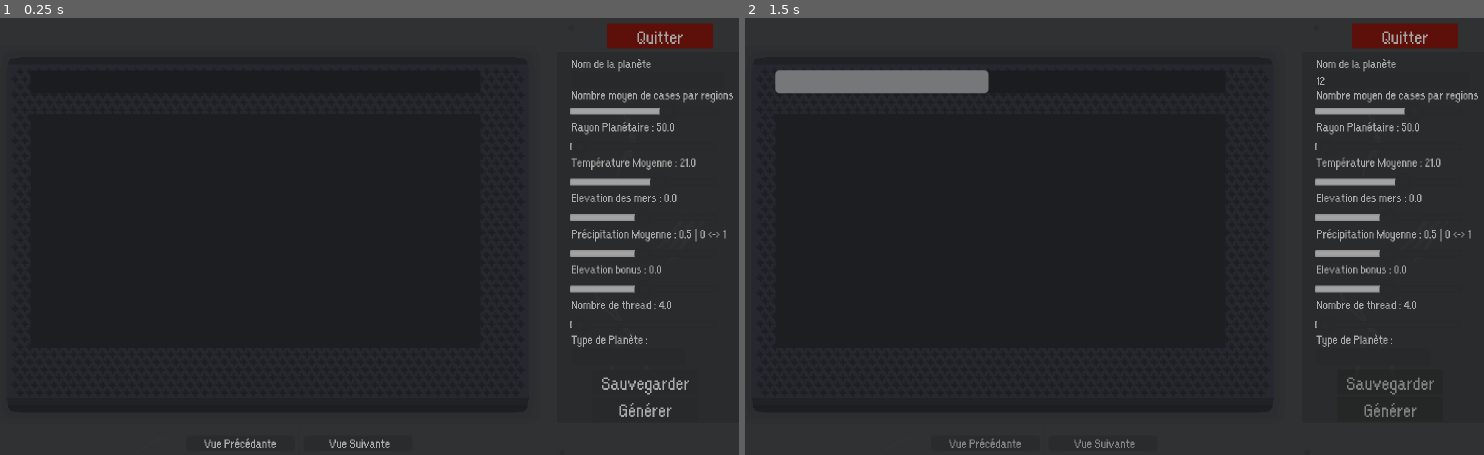
Above: before the commit, frames 1-2 (left to right).
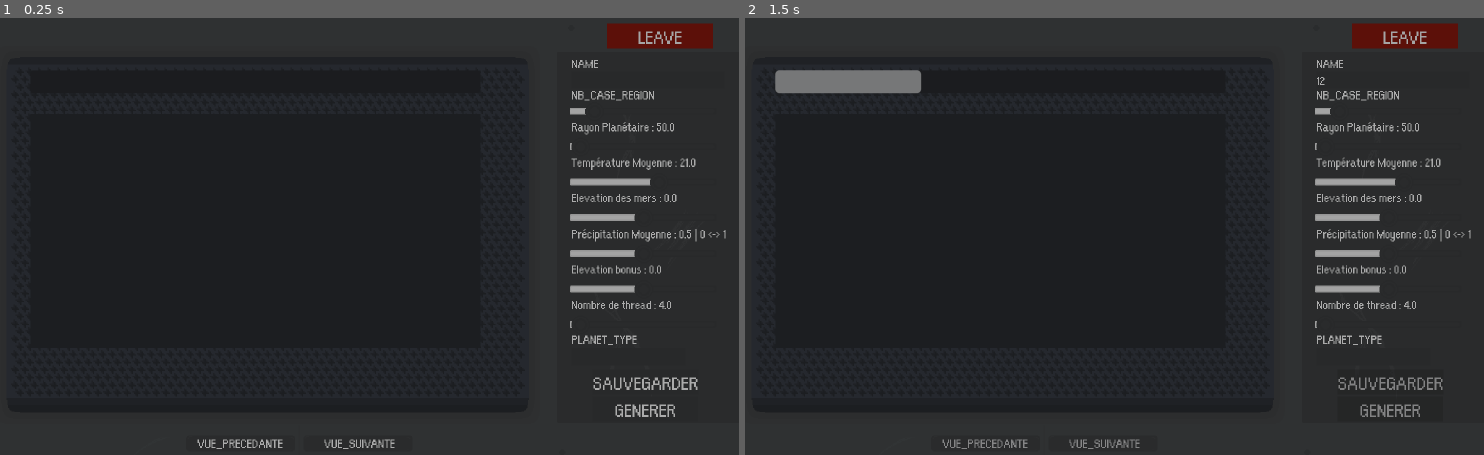
Above: after the commit, the same moments.

Repository: Jujedie/PlanetGenerator
Game: Godot game, scene res://data/scn/master.tscn
Same seed, same stepped clock (60 frames per second), same inputs: the game is played once before the commit and once after it.
Inputs (mouse positions are in pixels of both pictures, inside the frame that each line leads up to):
- Up to frame 1 (0.25 s): no input
- Up to frame 2 (1.5 s): click (1395, 79) at 0.52 s; type "12" at 0.6 s; click "Générer" (after the commit: "GENERER") at 1.25 s

The runs differ from the first frame. In frame 1, 1.4% of the frame differs, in the area x 26-100%, y 2-99%; in frame 2, 1.9%, in the area x 23-100%, y 2-99%.

Commit message:
Ajout de la prise en charge des traductions pour les éléments de l'interface utilisateur et mise à jour des ressources de scène.

Diff:
--- a/data/scn/master.tscn
+++ b/data/scn/master.tscn
@@ -13,6 +13,12 @@
 [ext_resource type="Texture2D" uid="uid://bxafg08etx5tr" path="res://data/img/line.png" id="7_qfml0"]
 [ext_resource type="Texture2D" uid="uid://dulee01leo348" path="res://data/img/line2.png" id="10_i0hn2"]
 [ext_resource type="Texture2D" uid="uid://cdcnm44mshusq" path="res://data/img/fond2.png" id="12_okhqb"]
+[ext_resource type="Texture2D" uid="uid://twy1rbaemhny" path="res://data/img/fra.png" id="13_eqo0y"]
+[ext_resource type="Texture2D" uid="uid://bmxy7fo0gwwlj" path="res://data/img/fra_pressed.png" id="14_krsn2"]
+[ext_resource type="Texture2D" uid="uid://cmd7imu360o8g" path="res://data/img/fra_hover.png" id="15_ctyun"]
+[ext_resource type="Texture2D" uid="uid://bkniysufwx0t1" path="res://data/img/can.png" id="16_gg1ai"]
+[ext_resource type="Texture2D" uid="uid://4h3fjme73ij1" path="res://data/img/can_pressed.png" id="17_lb8ov"]
+[ext_resource type="Texture2D" uid="uid://cw6pnbs1hygv1" path="res://data/img/can_hover.png" id="18_gihwl"]
 
 [sub_resource type="Theme" id="Theme_qfml0"]
 default_font = ExtResource("7_ggrey")
@@ -58,7 +64,7 @@
 offset_bottom = 1345.98
 theme = ExtResource("5_e2i44")
 theme_override_colors/font_color = Color(0.67069, 0.67069, 0.67069, 1)
-text = "Nom de la planète"
+text = "NAME"
 metadata/_edit_use_anchors_ = true
 metadata/_edit_lock_ = true
 
@@ -86,9 +92,10 @@
 theme_override_styles/slider = ExtResource("3_7ybw1")
 theme_override_styles/grabber_area = ExtResource("4_w6tpy")
 theme_override_styles/grabber_area_highlight = ExtResource("4_w6tpy")
-max_value = 1.0
-step = 0.01
-value = 0.7
+min_value = 25.0
+max_value = 250.0
+step = 5.0
+value = 50.0
 metadata/_edit_lock_ = true
 
 [node name="Node2D" type="Node2D" parent="Node2D/Control/sldNbCasesRegions"]
@@ -102,7 +109,7 @@
 offset_bottom = 1450.75
 theme = ExtResource("5_e2i44")
 theme_override_colors/font_color = Color(0.67069, 0.67069, 0.67069, 1)
-text = "Nombre moyen de cases par regions"
+text = "NB_CASE_REGION"
 metadata/_edit_lock_ = true
 
 [node name="sldRayonPlanetaire" type="HSlider" parent="Node2D/Control"]
@@ -133,7 +140,7 @@
 offset_bottom = 1200.0
 theme = ExtResource("5_e2i44")
 theme_override_colors/font_color = Color(0.67069, 0.67069, 0.67069, 1)
-text = "Rayon Planétaire : {Val}"
+text = "RAYON_PLANET"
 metadata/_edit_lock_ = true
 
 [node name="sldTempMoy" type="HSlider" parent="Node2D/Control"]
@@ -163,7 +170,7 @@
 offset_bottom = 1200.0
 theme = ExtResource("5_e2i44")
 theme_override_colors/font_color = Color(0.67069, 0.67069, 0.67069, 1)
-text = "Température Moyenne : {Val}"
+text = "AVG_TEMP"
 metadata/_edit_lock_ = true
 
 [node name="sldHautEau" type="HSlider" parent="Node2D/Control"]
@@ -192,7 +199,7 @@
 offset_bottom = 1200.0
 theme = ExtResource("5_e2i44")
 theme_override_colors/font_color = Color(0.67069, 0.67069, 0.67069, 1)
-text = "Elevation des mers : {Val}"
+text = "WATER_ELEVATION"
 metadata/_edit_lock_ = true
 
 [node name="sldPrecipitationMoy" type="HSlider" parent="Node2D/Control"]
@@ -222,7 +229,7 @@
 offset_bottom = 1200.0
 theme = ExtResource("5_e2i44")
 theme_override_colors/font_color = Color(0.67069, 0.67069, 0.67069, 1)
-text = "Précipitation Moyenne : {Val} | 0 <-> 1"
+text = "AVG_PRECIPITATION"
 metadata/_edit_lock_ = true
 
 [node name="sldElevation" type="HSlider" parent="Node2D/Control"]
@@ -253,7 +260,7 @@
 offset_bottom = 1200.0
 theme = ExtResource("5_e2i44")
 theme_override_colors/font_color = Color(0.67069, 0.67069, 0.67069, 1)
-text = "Elevation bonus : {Val}"
+text = "BONUS_ELEVATION"
 metadata/_edit_lock_ = true
 
 [node name="sldThread" type="HSlider" parent="Node2D/Control"]
@@ -284,7 +291,7 @@
 offset_bottom = 1200.0
 theme = ExtResource("5_e2i44")
 theme_override_colors/font_color = Color(0.67069, 0.67069, 0.67069, 1)
-text = "Nombre de Thread : {Val}"
+text = "THREAD_NUMBER"
 metadata/_edit_lock_ = true
 
 [node name="btnComfirmer" type="Node2D" parent="Node2D/Control"]
@@ -299,7 +306,7 @@
 theme = SubResource("Theme_qfml0")
 theme_override_colors/font_color = Color(0.670588, 0.670588, 0.670588, 1)
 theme_override_styles/normal = SubResource("StyleBoxTexture_3fsd5")
-text = "Générer"
+text = "GENERER"
 metadata/_edit_use_anchors_ = true
 metadata/_edit_lock_ = true
 
@@ -315,7 +322,7 @@
 theme = SubResource("Theme_qfml0")
 theme_override_colors/font_color = Color(0.670588, 0.670588, 0.670588, 1)
 theme_override_styles/normal = SubResource("StyleBoxTexture_3fsd5")
-text = "Sauvegarder"
+text = "SAUVEGARDER"
 metadata/_edit_lock_ = true
 
 [node name="btnQuitter" type="Node2D" parent="Node2D/Control"]
@@ -330,7 +337,7 @@
 theme = SubResource("Theme_qfml0")
 theme_override_colors/font_color = Color(0.646029, 0.646029, 0.646029, 1)
 theme_override_styles/normal = SubResource("StyleBoxTexture_okhqb")
-text = "Quitter"
+text = "LEAVE"
 metadata/_edit_use_anchors_ = true
 metadata/_edit_lock_ = true
 
@@ -346,8 +353,7 @@
 offset_bottom = 1717.0
 theme = ExtResource("5_e2i44")
 theme_override_colors/font_color = Color(0.670588, 0.670588, 0.670588, 1)
-text = "Vue Suivante
-"
+text = "VUE_SUIVANTE"
 flat = true
 
 [node name="btnPrecedant" type="Node2D" parent="Node2D/Control"]
@@ -362,7 +368,7 @@
 offset_bottom = 1717.0
 theme = ExtResource("5_e2i44")
 theme_override_colors/font_color = Color(0.670588, 0.670588, 0.670588, 1)
-text = "Vue Précédante"
+text = "VUE_PRECEDANTE"
 flat = true
 
 [node name="typePlanete" type="Node2D" parent="Node2D/Control"]
@@ -375,15 +381,15 @@
 offset_bottom = 1257.0
 theme_override_styles/normal = ExtResource("4_i0hn2")
 item_count = 5
-popup/item_0/text = "Défaut"
+popup/item_0/text = "TYPE_DEFAUT"
 popup/item_0/id = 0
-popup/item_1/text = "Toxique"
+popup/item_1/text = "TYPE_TOXIQUE"
 popup/item_1/id = 1
-popup/item_2/text = "Volcanique"
+popup/item_2/text = "TYPE_VOLCAN"
 popup/item_2/id = 2
-popup/item_3/text = "Morte"
+popup/item_3/text = "TYPE_MORTE"
 popup/item_3/id = 4
-popup/item_4/text = "Sans Atmosphère"
+popup/item_4/text = "TYPE_NO_ATMOSPHERE"
 popup/item_4/id = 3
 metadata/_edit_use_anchors_ = true
 
@@ -394,7 +400,7 @@
 offset_bottom = -80.5012
 theme = ExtResource("5_e2i44")
 theme_override_colors/font_color = Color(0.67069, 0.67069, 0.67069, 1)
-text = "Type de Planète :"
+text = "PLANET_TYPE"
 metadata/_edit_use_anchors_ = true
 metadata/_edit_lock_ = true
 
@@ -431,6 +437,28 @@
 position = Vector2(358, 35.5)
 scale = Vector2(16.2, 1.65)
 texture = ExtResource("12_okhqb")
+
+[node name="FRA" type="TextureButton" parent="Node2D/Control/SubViewportContainer/SubViewport"]
+offset_left = 44.0
+offset_top = 433.817
+offset_right = 84.0
+offset_bottom = 473.817
+texture_normal = ExtResource("13_eqo0y")
+texture_pressed = ExtResource("14_krsn2")
+texture_hover = ExtResource("15_ctyun")
+texture_disabled = ExtResource("14_krsn2")
+texture_focused = ExtResource("13_eqo0y")
+
+[node name="CAN" type="TextureButton" parent="Node2D/Control/SubViewportContainer/SubViewport"]
+offset_left = 131.405
+offset_top = 433.817
+offset_right = 171.405
+offset_bottom = 473.817
+texture_normal = ExtResource("16_gg1ai")
+texture_pressed = ExtResource("17_lb8ov")
+texture_hover = ExtResource("18_gihwl")
+texture_disabled = ExtResource("17_lb8ov")
+texture_focused = ExtResource("16_gg1ai")
 
 [node name="renderProgress" type="ProgressBar" parent="Node2D/Control"]
 layout_mode = 0
@@ -446,7 +474,7 @@
 centered = false
 metadata/_edit_lock_ = true
 
-[connection signal="value_changed" from="Node2D/Control/sldNbCasesRegions" to="." method="_on_sld_percent_eau_value_changed"]
+[connection signal="value_changed" from="Node2D/Control/sldNbCasesRegions" to="." method="_on_sld_nb_cases_regions_value_changed"]
 [connection signal="value_changed" from="Node2D/Control/sldRayonPlanetaire" to="." method="_on_sld_rayon_planetaire_value_changed"]
 [connection signal="value_changed" from="Node2D/Control/sldTempMoy" to="." method="_on_sld_temp_moy_value_changed"]
 [connection signal="value_changed" from="Node2D/Control/sldHautEau" to="." method="_on_sld_haut_eau_value_changed"]
@@ -458,3 +486,5 @@
 [connection signal="pressed" from="Node2D/Control/btnQuitter/btnQuitter" to="." method="_on_btn_quitter_pressed"]
 [connection signal="pressed" from="Node2D/Control/btnSuivant/btnSuivant" to="." method="_on_btn_suivant_pressed"]
 [connection signal="pressed" from="Node2D/Control/btnPrecedant/btnPrecedant" to="." method="_on_btn_precedant_pressed"]
+[connection signal="pressed" from="Node2D/Control/SubViewportContainer/SubViewport/FRA" to="." method="_on_btn_french_pressed"]
+[connection signal="pressed" from="Node2D/Control/SubViewportContainer/SubViewport/CAN" to="." method="_on_btn_english_pressed"]
--- /dev/null
+++ b/data/translations/base.csv
@@ -0,0 +1,20 @@
+key,en,fr
+LEAVE,Leave,Quitter
+NAME,Planet name,Nom de la planète
+NB_CASE_REGION,Number of cases per region : {val},Nombre de cases par régions : {val}
+RAYON_PLANET,Planetary radius : {val},Rayon planétaire : {val}
+AVG_TEMP,Average temperature : {val},Température moyenne : {val}
+WATER_ELEVATION,Elevation of water : {val},Élévation des mers : {val}
+AVG_PRECIPITATION,Average precipitations : {val},Précipitation moyenne : {val}
+BONUS_ELEVATION,Elevation additionnal : {val},Élévation additionnelle : {val}
+THREAD_NUMBER,Number of Thread : {val},Nombre de Thread : {val}
+PLANET_TYPE,Planet type,Type de planète
+SAUVEGARDER,Save,Sauvegarder
+GENERER,Generate,Générer
+VUE_SUIVANTE,Next map,Vue Suivante
+VUE_PRECEDANTE,Previous map,Vue Précédente
+TYPE_DEFAUT,Default,Défaut
+TYPE_TOXIQUE,Toxic,Toxique
+TYPE_VOLCAN,Volcanic,Volcanique
+TYPE_MORTE,Dead,Morte
+TYPE_NO_ATMOSPHERE,No Atmosphere,Sans Atmosphère
Not shown: 1 places in data/scn/master.tscn that only renumber resources
Not shown, added: data/translations/base.csv.import
Binary file added: data/translations/base.en.translation
Binary file added: data/translations/base.fr.translation
